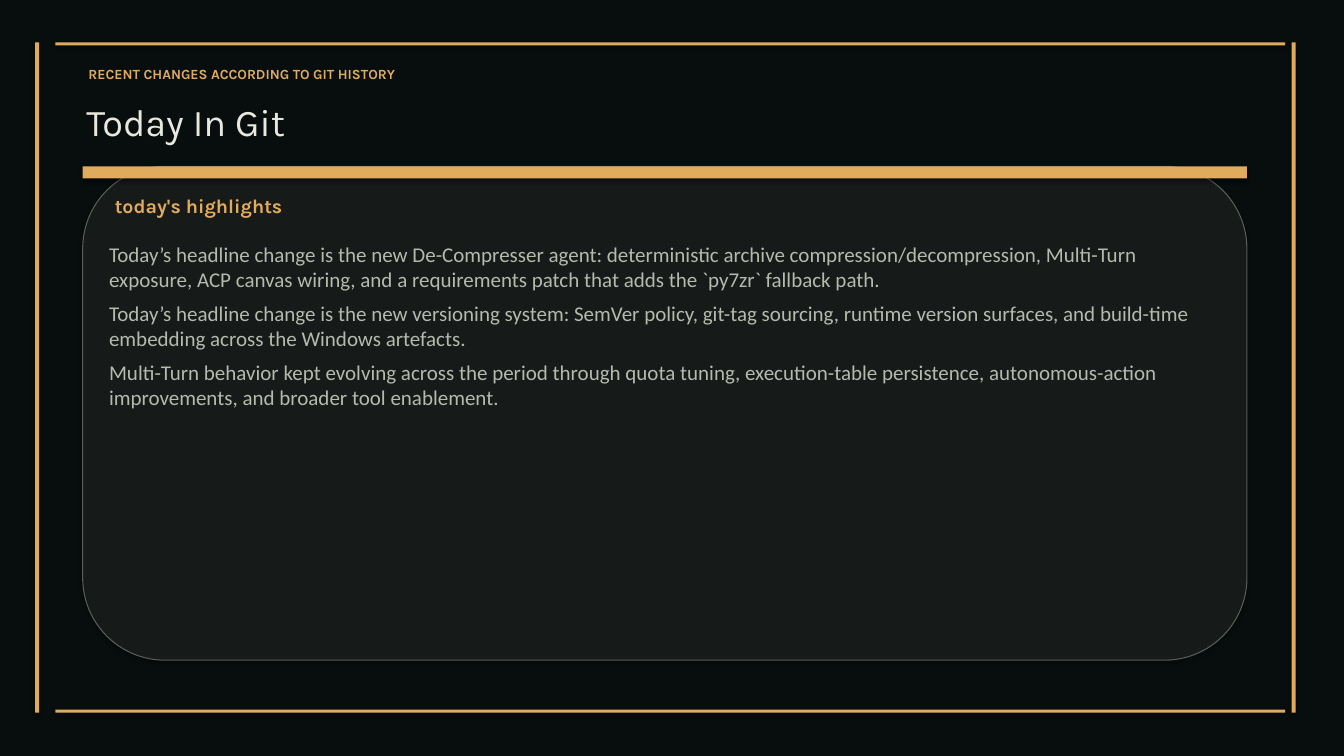
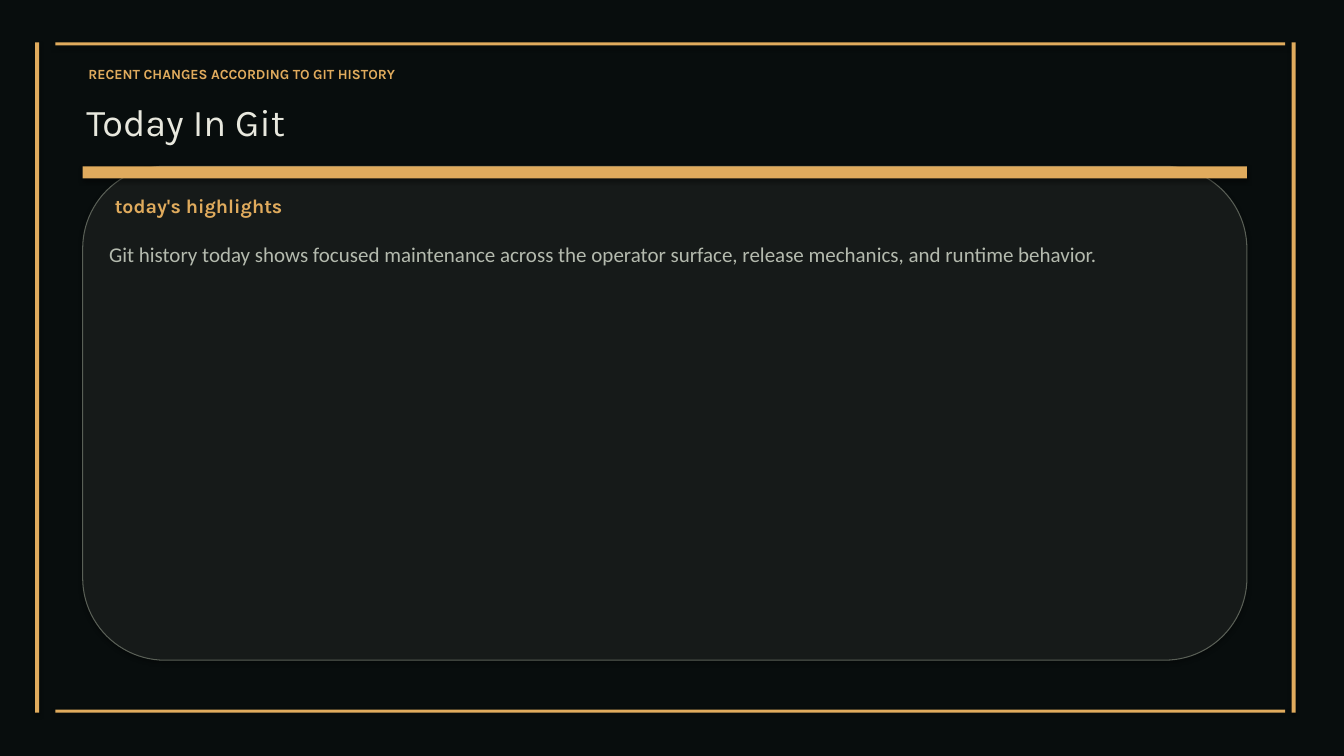
Before and after one commit to XAIHT/Tlamatini, a slide deck: slide 28 of Tlamatini_eXtended_Artificial_Intelligence_Humanly_Tempered.pptx. Drawn at 1344x756 pixels with LibreOffice and Linux fonts; fonts in the diff are those of the drawing. Boxes give left, top, right and bottom in pixels: in the first picture for what was removed or moved away, otherwise in the second. Text is boxed around its words. In the diff, an @@ line names an element or a change of style, - is before the commit and + after.

```diff
--- a/Tlamatini_eXtended_Artificial_Intelligence_Humanly_Tempered.pptx
+++ b/Tlamatini_eXtended_Artificial_Intelligence_Humanly_Tempered.pptx
@@ text at (109,247,1096,266): text changed @@
-Today’s headline change is the new De-Compresser agent: deterministic archive compression/decompression, Multi-Turn exposure, ACP canvas wiring, and a requirements patch that adds the `py7zr` fallback path.
-Today’s headline change is the new versioning system: SemVer policy, git-tag sourcing, runtime version surfaces, and build-time embedding across the Windows artefacts.
-Multi-Turn behavior kept evolving across the period through quota tuning, execution-table persistence, autonomous-action improvements, and broader tool enablement.
+Git history today shows focused maintenance across the operator surface, release mechanics, and runtime behavior.
```
Also in this commit, not shown: 4 other slides changed, 1 slide removed, 7 other files.
